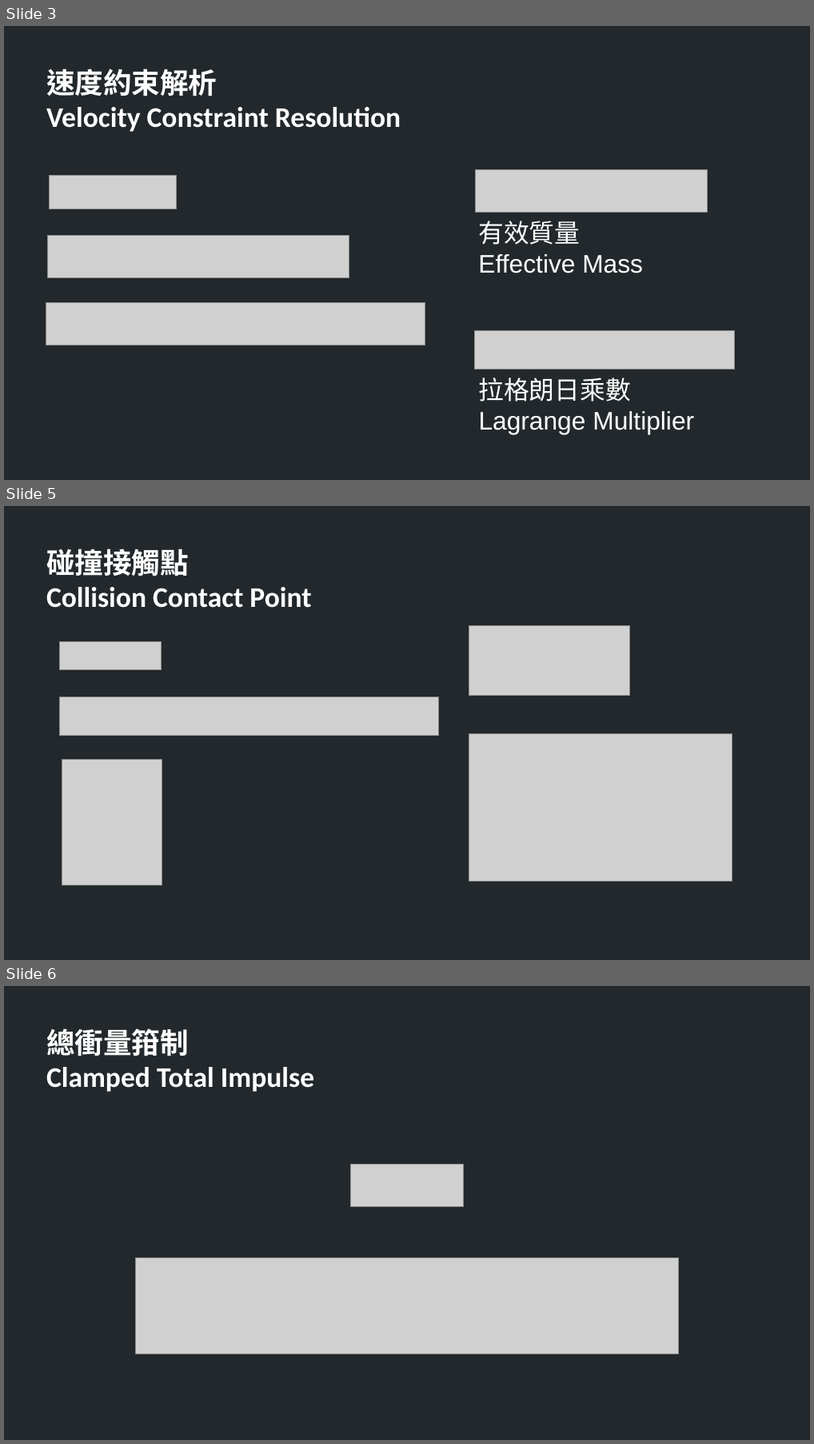
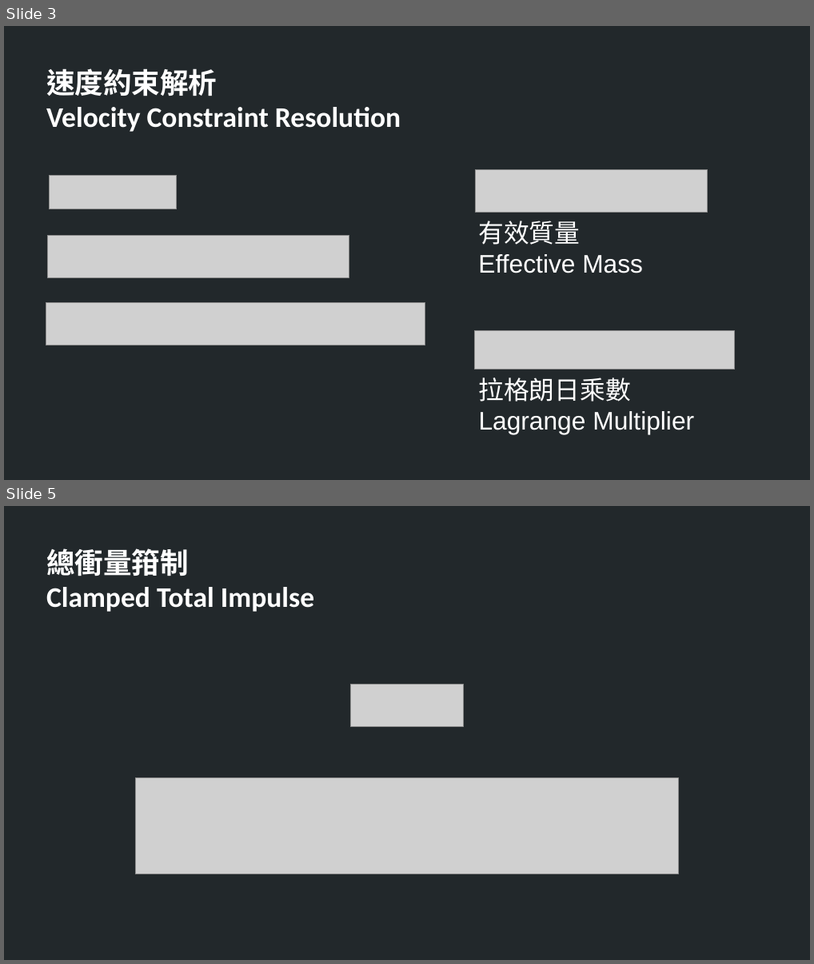
Before and after one commit to TheAllenChou/unity-physics-constraints, a slide deck: slides/02-contact-constraints-mandarin.odp. Shown one above the other, each under a label of ours: slides 3, 5 and 6 before the commit, slides 3 and 5 after it; the slides between them are not shown. The pictures are 814x1444 and 814x964 pixels, drawn with LibreOffice and Linux fonts; fonts in the diff are those of the drawing; grey boxes stand for pictures. Boxes give left, top, right and bottom in pixels: in the first picture for what was removed or moved away, otherwise in the second. Text is boxed around its words. In the diff, an @@ line names an element or a change of style, - is before the commit and + after.

```diff
--- a/slides/02-contact-constraints-mandarin.odp
+++ b/slides/02-contact-constraints-mandarin.odp
@@ slide 5 removed at [4,506,810,960], background #22282B @@
@@ text removed at [46,548,311,608] @@
-碰撞接觸點
-Collision Contact Point
@@ picture removed at [60,641,162,669] @@
@@ picture removed at [470,626,630,696] @@
@@ picture removed at [60,696,439,735] @@
@@ picture removed at [470,733,732,880] @@
@@ picture removed at [62,759,162,884] @@
@@ what was slide 6 is now slide 5 @@
```
Also in this commit, not shown: 2 slides changed, 1 other file.
